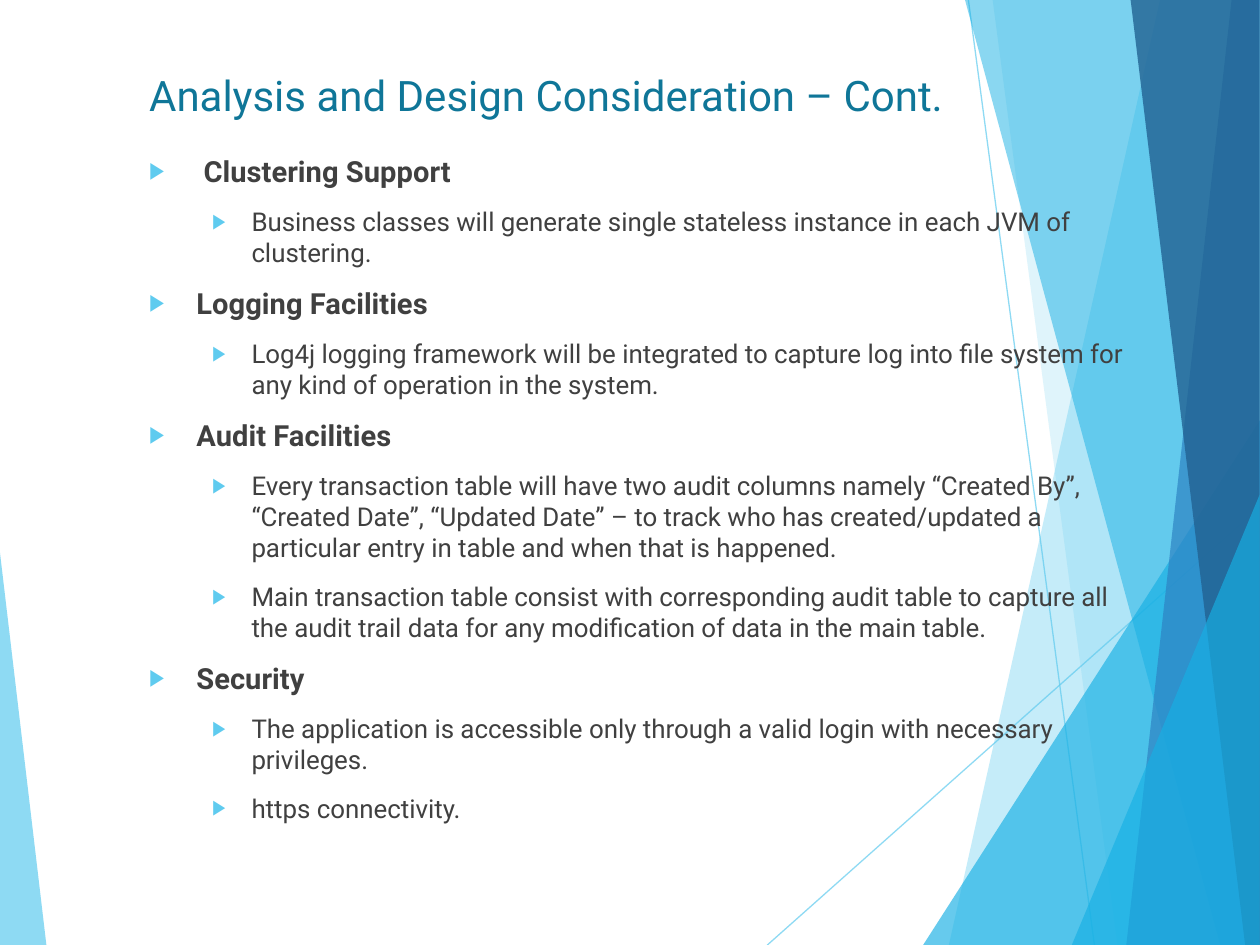
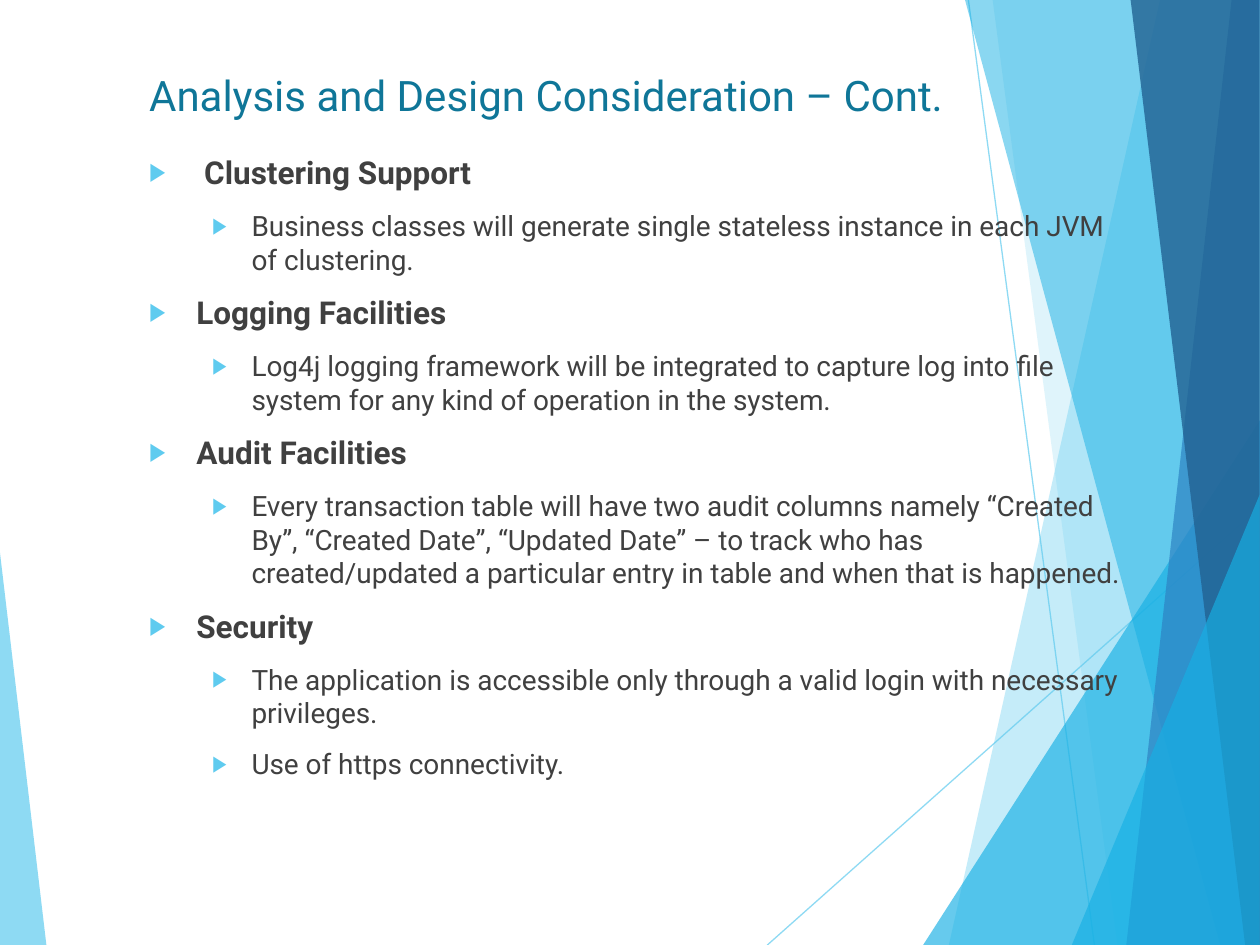
Before and after one commit to isurudewasurendra/SappuSavari, a slide deck: slide 18 of documentation/Location Based Mobile Marketing System.pptx. Drawn at 1260x945 pixels with LibreOffice and Linux fonts; fonts in the diff are those of the drawing. Boxes give left, top, right and bottom in pixels: in the first picture for what was removed or moved away, otherwise in the second. Text is boxed around its words. In the diff, an @@ line names an element or a change of style, - is before the commit and + after.

```diff
--- a/documentation/Location Based Mobile Marketing System.pptx
+++ b/documentation/Location Based Mobile Marketing System.pptx
@@ text at (196,160,1119,729): size 16.6 to 18 pt in "Clustering Support", "Logging Facilities", "Audit Facilities", "Security"; size 14.8 to 16 pt in "Business classes will generate single stateless instance ...", "Log4j logging framework will be integrated to ...", "Every transaction table will have two audit ...", "The application is accessible only through a ..." @@
@@ text at (252,582,1108,643): paragraph removed @@
-  ▶ Main transaction table consist with corresponding audit table to capture all the audit trail data for any modification of data in the main table.
@@ text at (252,752,564,780): text changed; size 14.8 to 16 pt @@
-  ▶ https connectivity.
+  ▶ Use of https connectivity.
```
Also in this commit, not shown: 7 other slides changed, 1 slide added, 1 other file.
